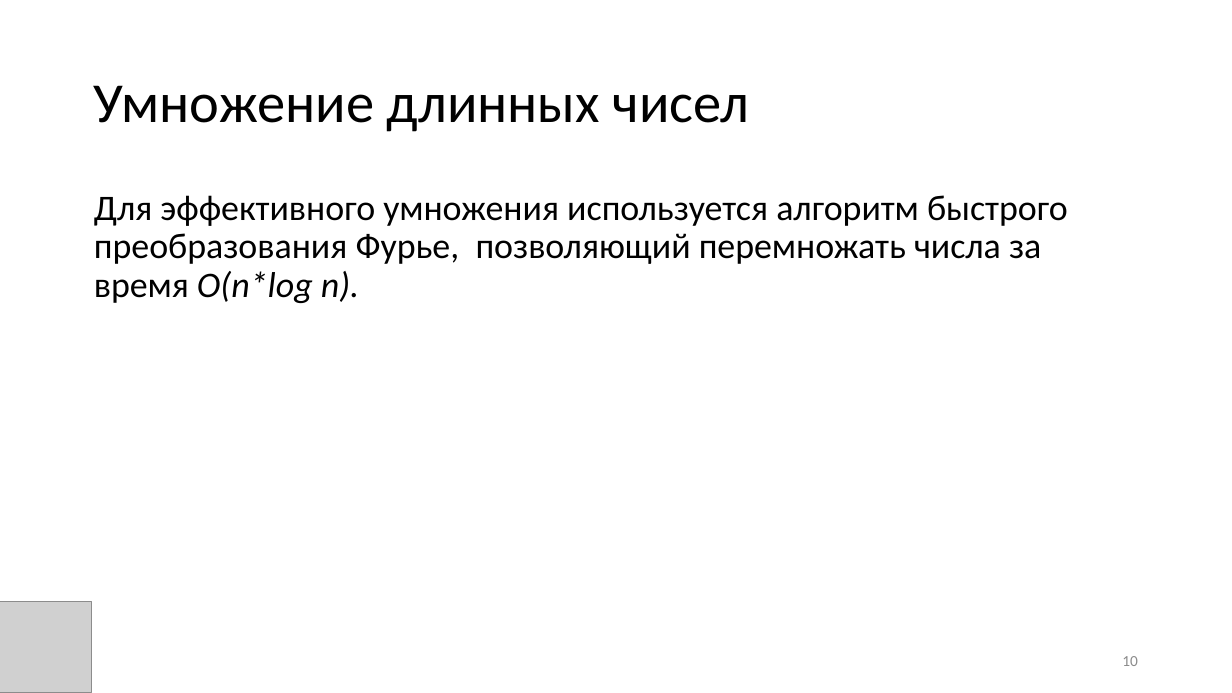
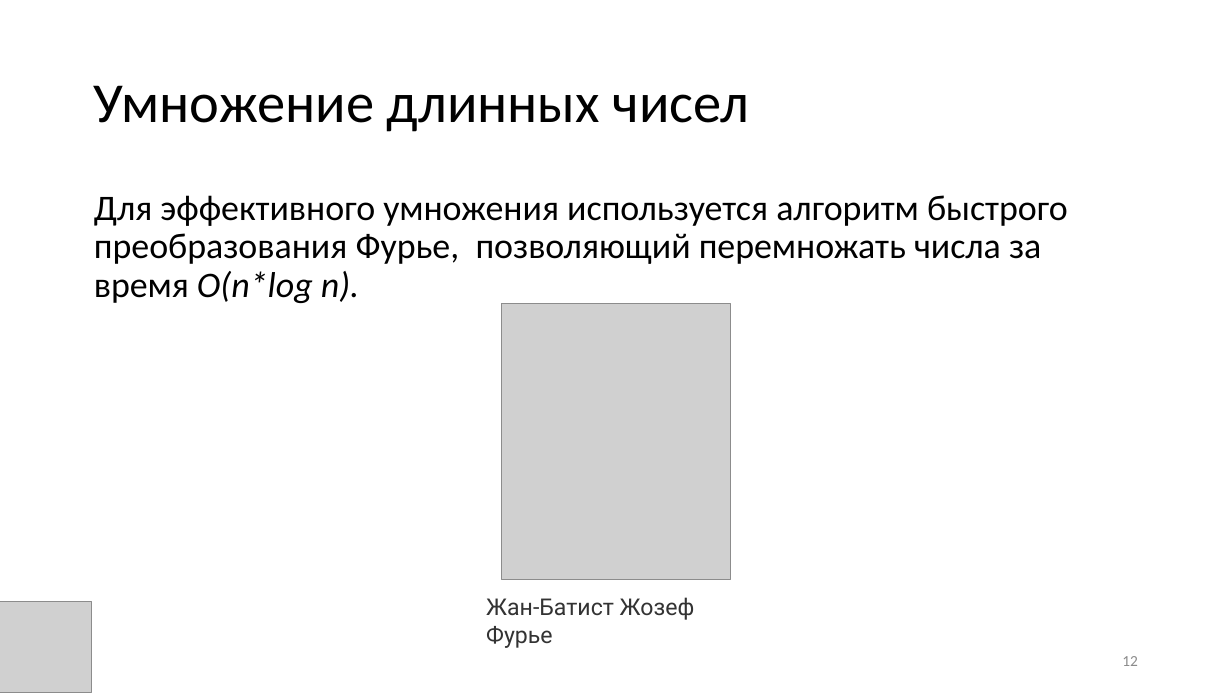
Before and after one commit to candyliving/fefu_long_arithmetic, a slide deck: slide 12 of Эффективная длинная арифметика.pptx (slide 10 before the commit). Drawn at 1232x693 pixels with LibreOffice and Linux fonts; fonts in the diff are those of the drawing; grey boxes stand for pictures. Boxes give left, top, right and bottom in pixels: in the first picture for what was removed or moved away, otherwise in the second. Text is boxed around its words. In the diff, an @@ line names an element or a change of style, - is before the commit and + after.

```diff
--- a/Эффективная длинная арифметика.pptx
+++ b/Эффективная длинная арифметика.pptx
@@ picture added at (502, 304, 731, 579) @@
@@ text added at (486, 597, 695, 648), 18 pt, text #333333 @@
+Жан-Батист Жозеф Фурье
@@ page number at (1122, 656, 1138, 666): text changed @@
-10
+12
```
Also in this commit, not shown: 3 other slides changed, 2 slides added.
